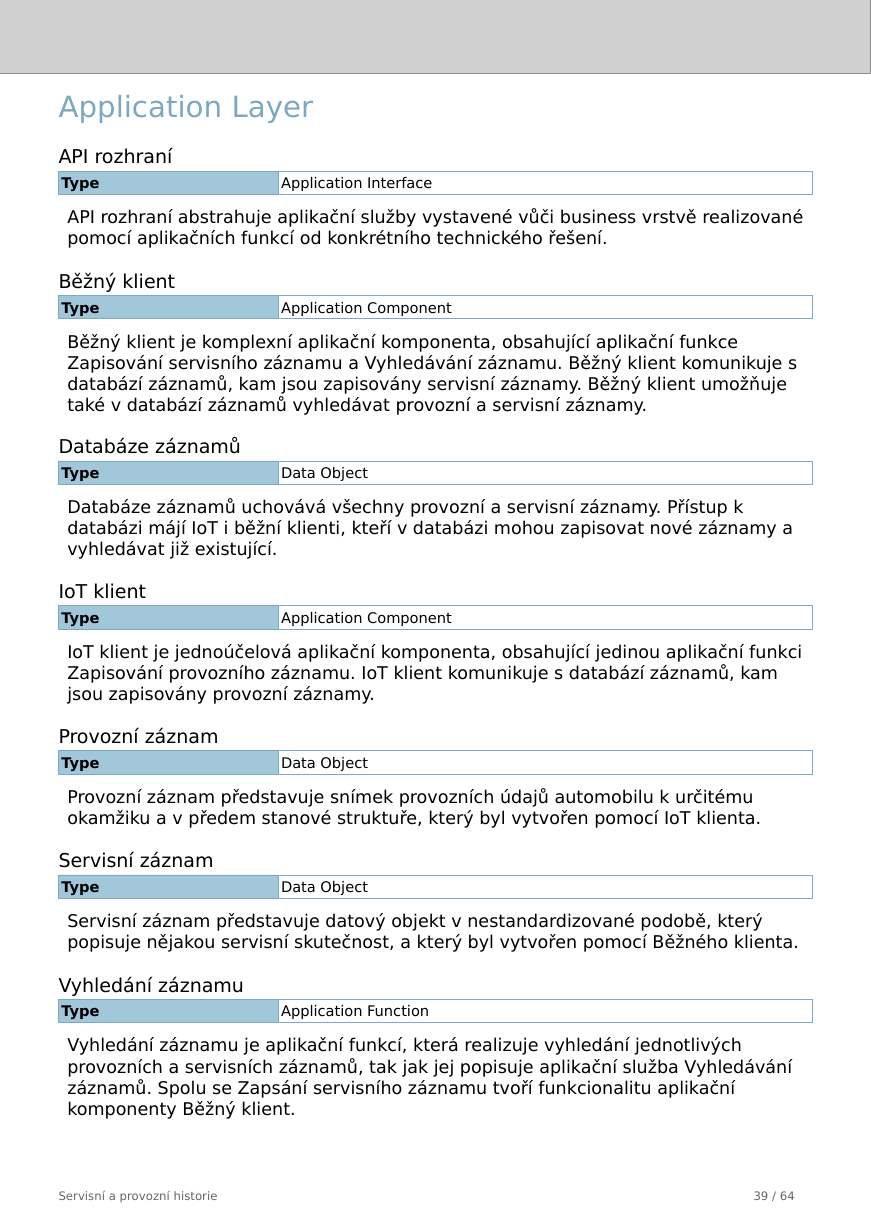
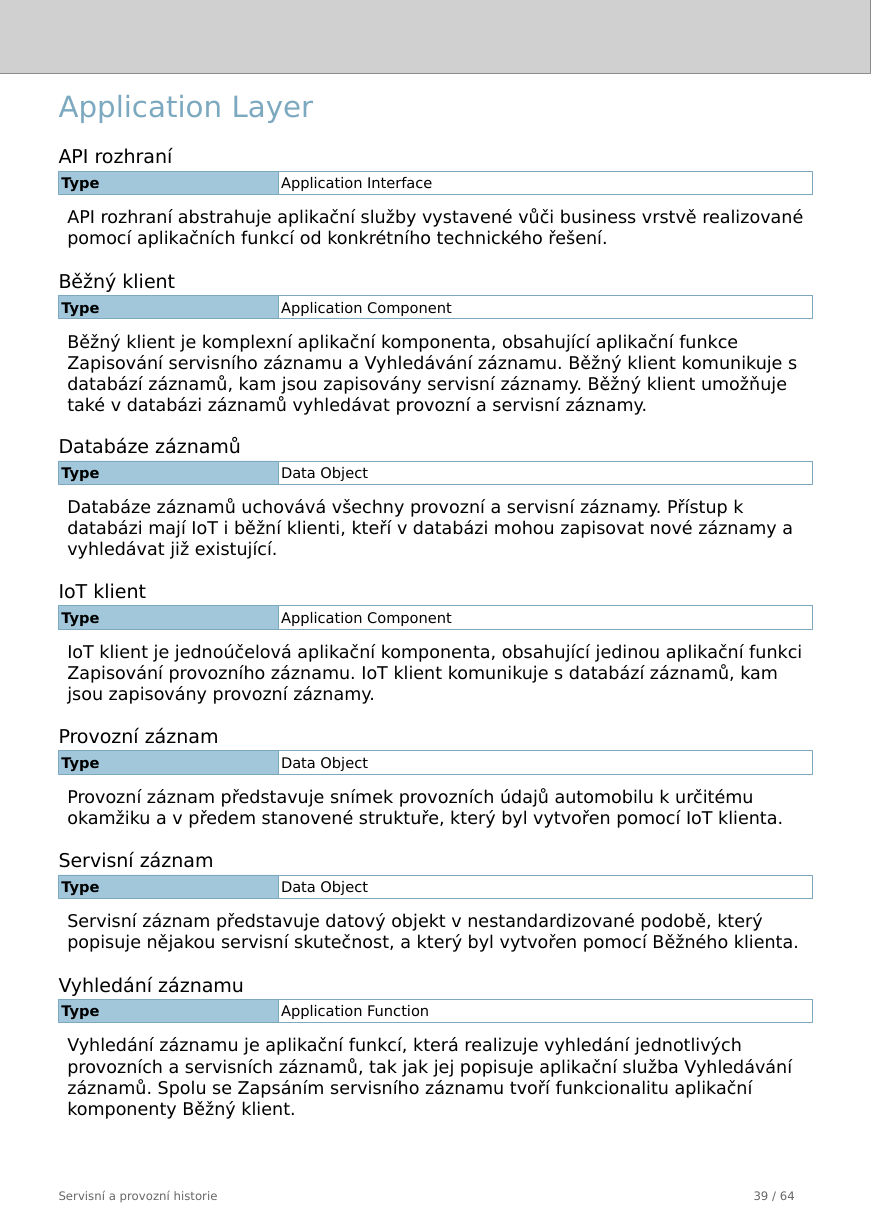
Before and after one commit to friedmannmartin/servisni_a_provozni_historie, a slide deck: slide 39 of report/jasper/servisni_a_provozni_historie.pptx. Drawn at 871x1232 pixels with LibreOffice and Linux fonts; fonts in the diff are those of the drawing; grey boxes stand for pictures. Boxes give left, top, right and bottom in pixels: in the first picture for what was removed or moved away, otherwise in the second. Text is boxed around its words. In the diff, an @@ line names an element or a change of style, - is before the commit and + after.

```diff
--- a/report/jasper/servisni_a_provozni_historie.pptx
+++ b/report/jasper/servisni_a_provozni_historie.pptx
@@ text at bbox=[67, 499, 793, 559]: text changed @@
-Databáze záznamů uchovává všechny provozní a servisní záznamy. Přístup k databázi májí IoT i běžní klienti, kteří v databázi mohou zapisovat nové záznamy a vyhledávat již existující.
+Databáze záznamů uchovává všechny provozní a servisní záznamy. Přístup k databázi mají IoT i běžní klienti, kteří v databázi mohou zapisovat nové záznamy a vyhledávat již existující.
@@ text at bbox=[67, 789, 783, 828]: text changed @@
-Provozní záznam představuje snímek provozních údajů automobilu k určitému okamžiku a v předem stanové struktuře, který byl vytvořen pomocí IoT klienta.
+Provozní záznam představuje snímek provozních údajů automobilu k určitému okamžiku a v předem stanovené struktuře, který byl vytvořen pomocí IoT klienta.
@@ text at bbox=[67, 1038, 792, 1119]: text changed @@
-Vyhledání záznamu je aplikační funkcí, která realizuje vyhledání jednotlivých provozních a servisních záznamů, tak jak jej popisuje aplikační služba Vyhledávání záznamů. Spolu se Zapsání servisního záznamu tvoří funkcionalitu aplikační komponenty Běžný klient.
+Vyhledání záznamu je aplikační funkcí, která realizuje vyhledání jednotlivých provozních a servisních záznamů, tak jak jej popisuje aplikační služba Vyhledávání záznamů. Spolu se Zapsáním servisního záznamu tvoří funkcionalitu aplikační komponenty Běžný klient.
```
Also in this commit, not shown: 10 other slides changed, 5 other files.
